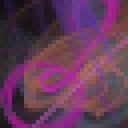
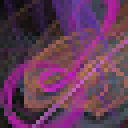
Two versions of the same layered image (128x128). Layer-by-layer changes:
painted on "Layer 1" over left=0, top=0, right=128, bottom=128
